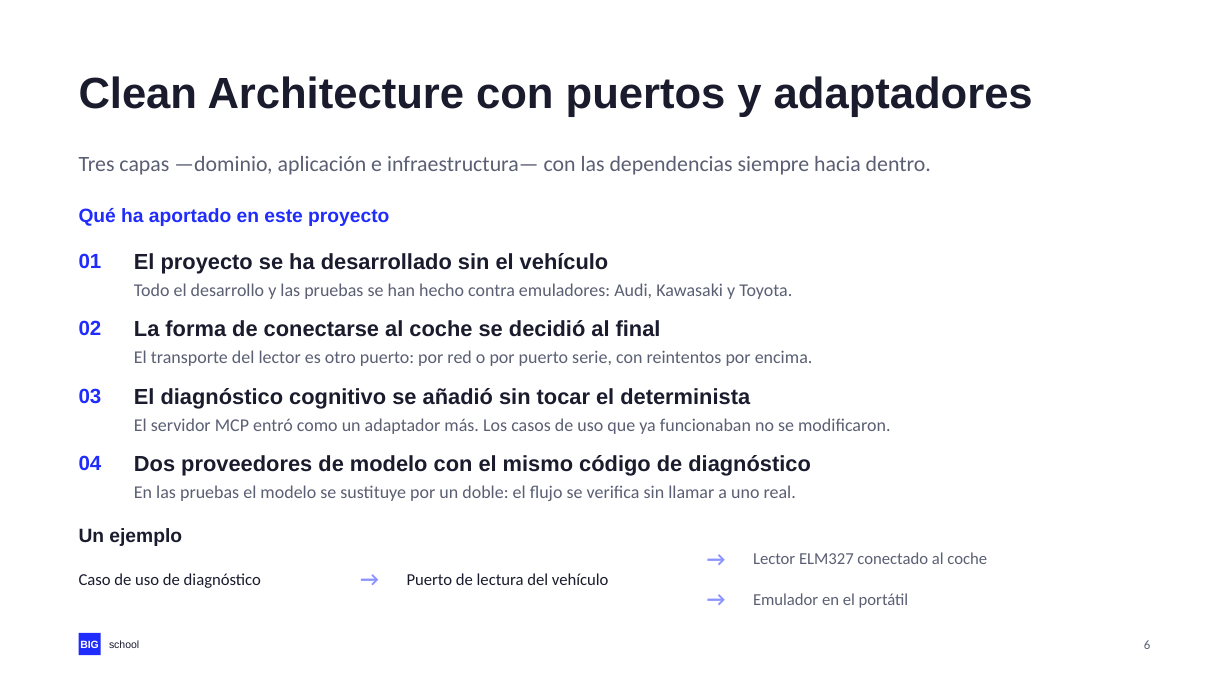
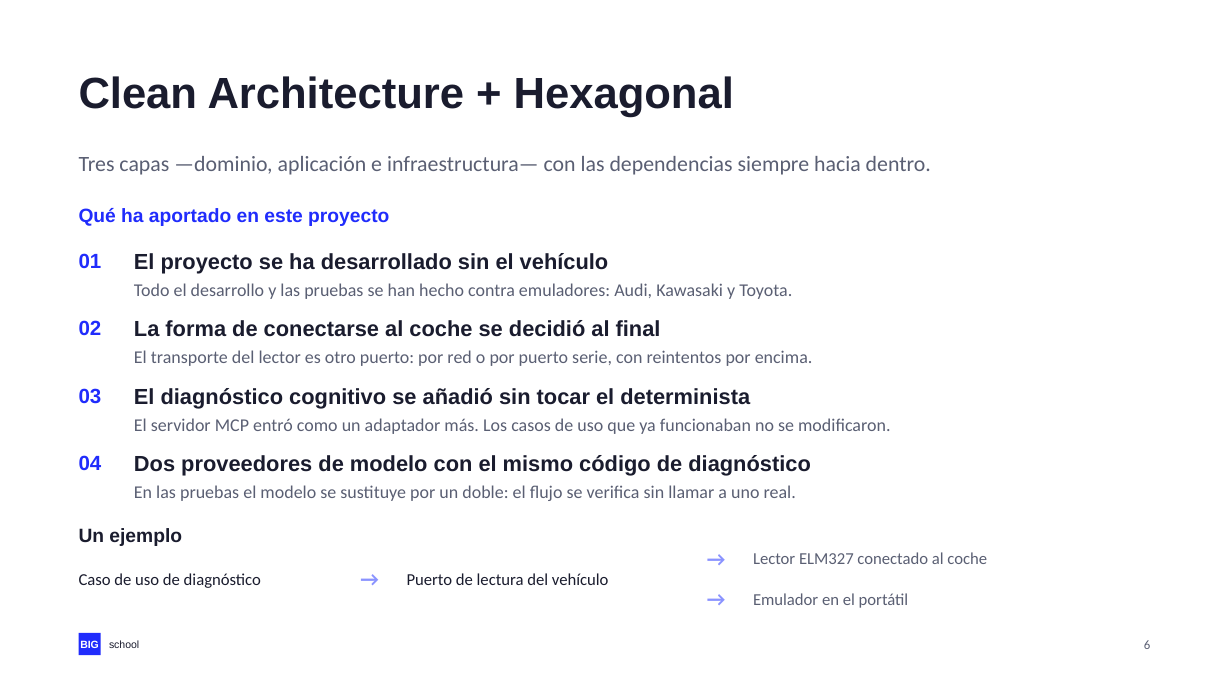
Before and after one commit to NovilloQuinta/intelligent-automotive-diagnostics, a slide deck: slide 6 of docs/presentacion/tfm-intelligent-automotive-diagnostics.pptx. Drawn at 1232x693 pixels with LibreOffice and Linux fonts; fonts in the diff are those of the drawing. Boxes give left, top, right and bottom in pixels: in the first picture for what was removed or moved away, otherwise in the second. Text is boxed around its words. In the diff, an @@ line names an element or a change of style, - is before the commit and + after.

Commit message:
docs(tfm): acortar el titulo del slide 6 a Clean Architecture + Hexagonal

```diff
--- a/docs/presentacion/tfm-intelligent-automotive-diagnostics.pptx
+++ b/docs/presentacion/tfm-intelligent-automotive-diagnostics.pptx
@@ text at (x1=79, y1=76, x2=734, y2=117): text changed @@
-Clean Architecture con puertos y adaptadores
+Clean Architecture + Hexagonal
```
Also in this commit, not shown: 3 other files.
